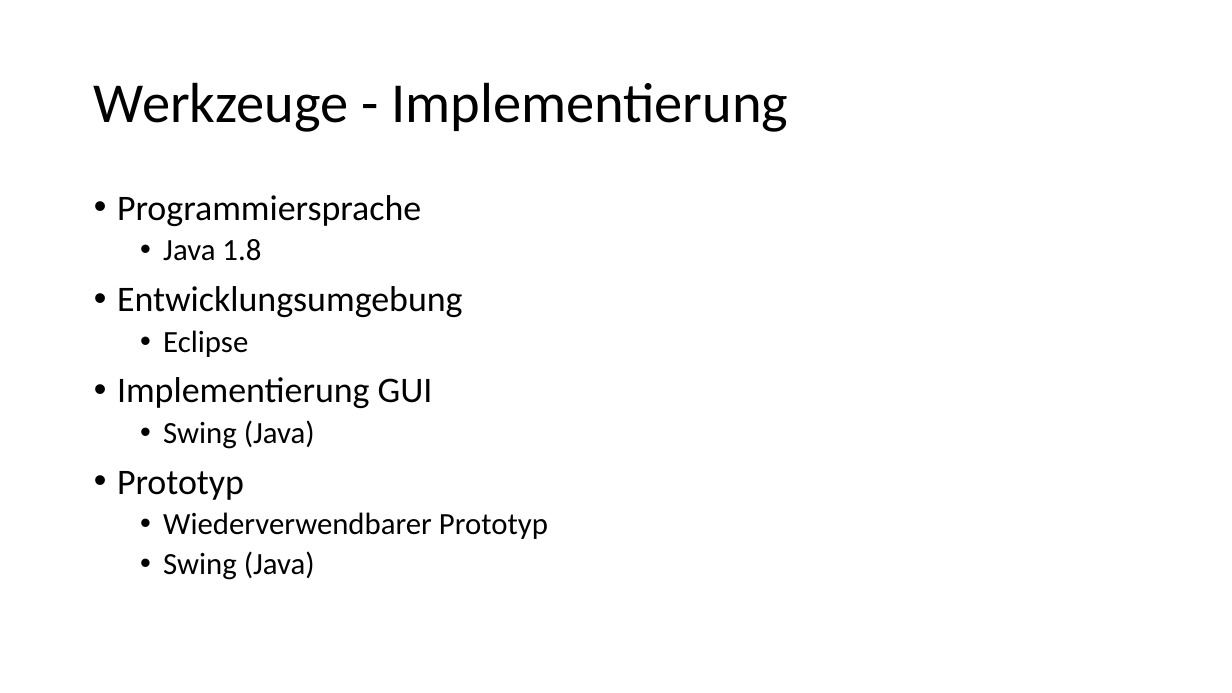
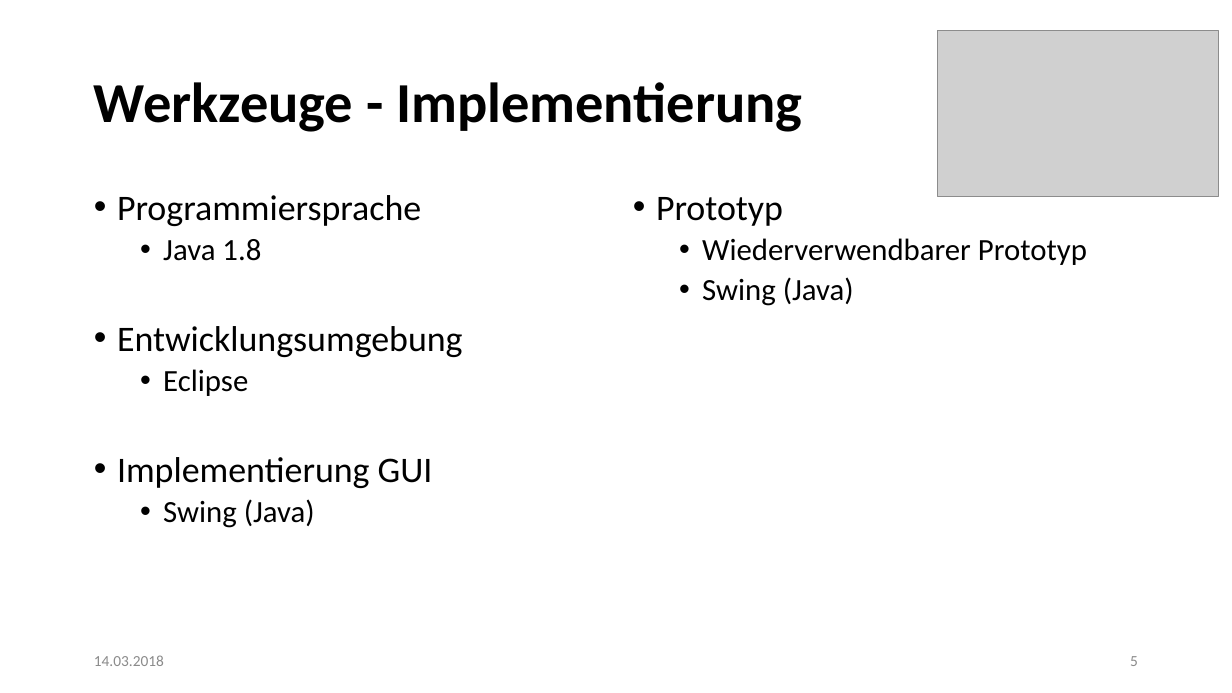
Before and after one commit to ateuchtmann/259035_SoftEngPR, a slide deck: slide 5 of Organisation/PR Software Engineering.pptx. Drawn at 1232x693 pixels with LibreOffice and Linux fonts; fonts in the diff are those of the drawing; grey boxes stand for pictures. Boxes give left, top, right and bottom in pixels: in the first picture for what was removed or moved away, otherwise in the second. Text is boxed around its words. In the diff, an @@ line names an element or a change of style, - is before the commit and + after.

```diff
--- a/Organisation/PR Software Engineering.pptx
+++ b/Organisation/PR Software Engineering.pptx
@@ title "Werkzeuge - Implementierung" at (94,82,802,132): bold on @@
@@ picture added at (938,30,1218,197) @@
@@ text added at (656,197,1087,306), 24 pt, text #000000 @@
+• Prototyp
+  • Wiederverwendbarer Prototyp
+  • Swing (Java)
@@ text at (117,471,548,580): paragraphs removed @@
-• Prototyp
-  • Wiederverwendbarer Prototyp
-  • Swing (Java)
@@ text added at (94,655,164,666), 12 pt, text #8C8C8C @@
+14.03.2018
@@ page number added at (1130,656,1138,666), 12 pt, text #8C8C8C @@
+5
```
Also in this commit, not shown: 4 other slides changed.
